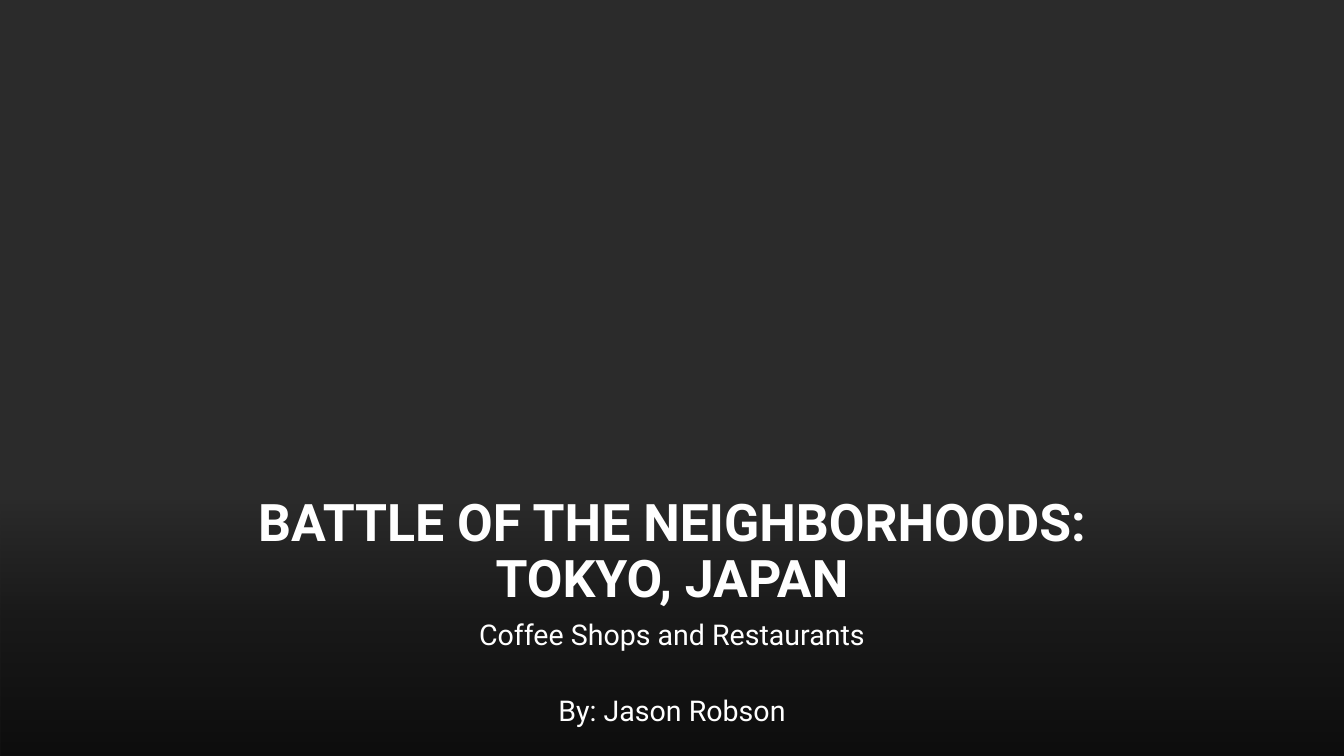
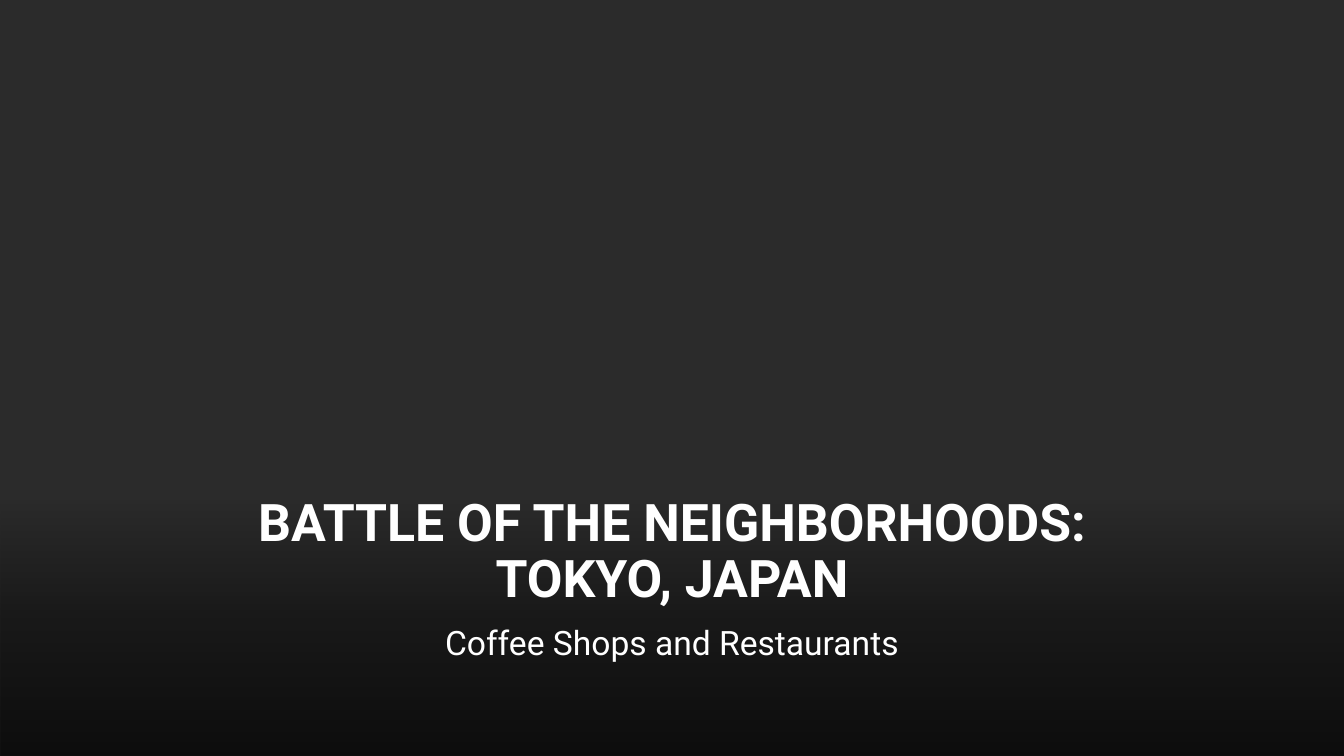
Before and after one commit to Phoenix8440/Coursera_Capstone, a slide deck: slide 1 of Battle of the Neighborhoods.pptx. Drawn at 1344x756 pixels with LibreOffice and Linux fonts; fonts in the diff are those of the drawing; background and template pictures are left out; a plain dark background stands for a picture behind light text. Boxes give left, top, right and bottom in pixels: in the first picture for what was removed or moved away, otherwise in the second. Text is boxed around its words. In the diff, an @@ line names an element or a change of style, - is before the commit and + after.

```diff
--- a/Battle of the Neighborhoods.pptx
+++ b/Battle of the Neighborhoods.pptx
@@ subtitle "Coffee Shops and Restaurants" at bbox=[445, 629, 898, 662]: size 20.4 to 24 pt; line spacing 0.7 to 0.9 @@
@@ subtitle at bbox=[558, 699, 786, 727]: paragraph removed @@
-By: Jason Robson
```
